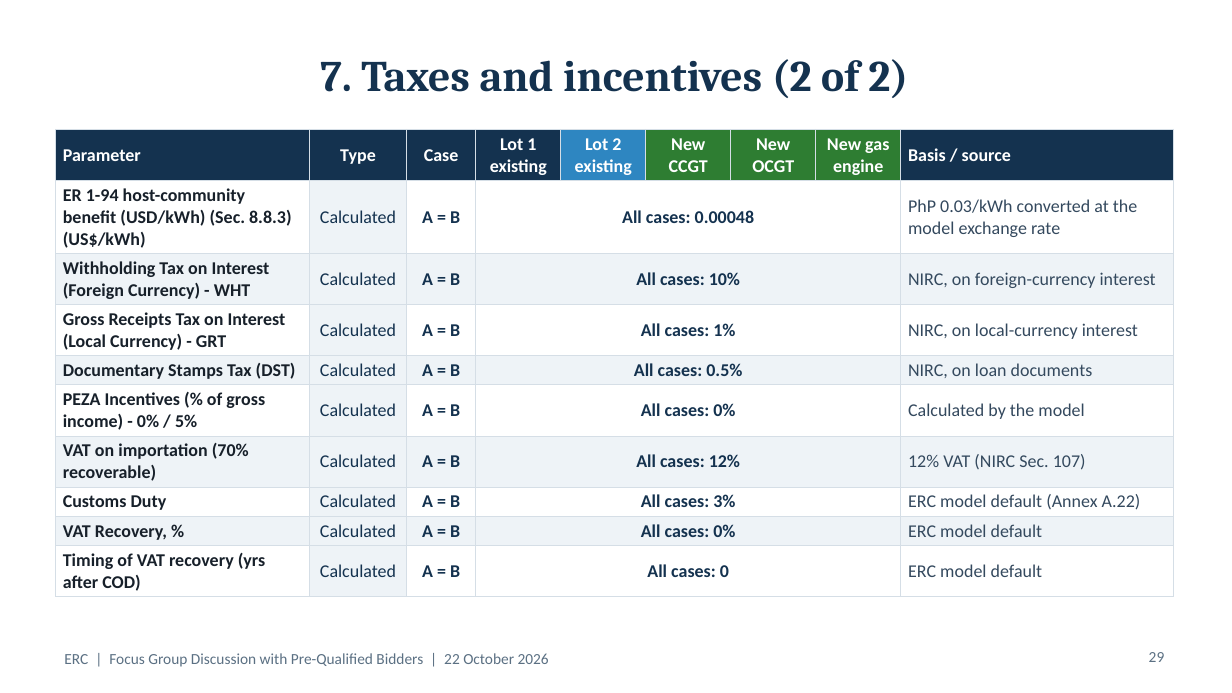
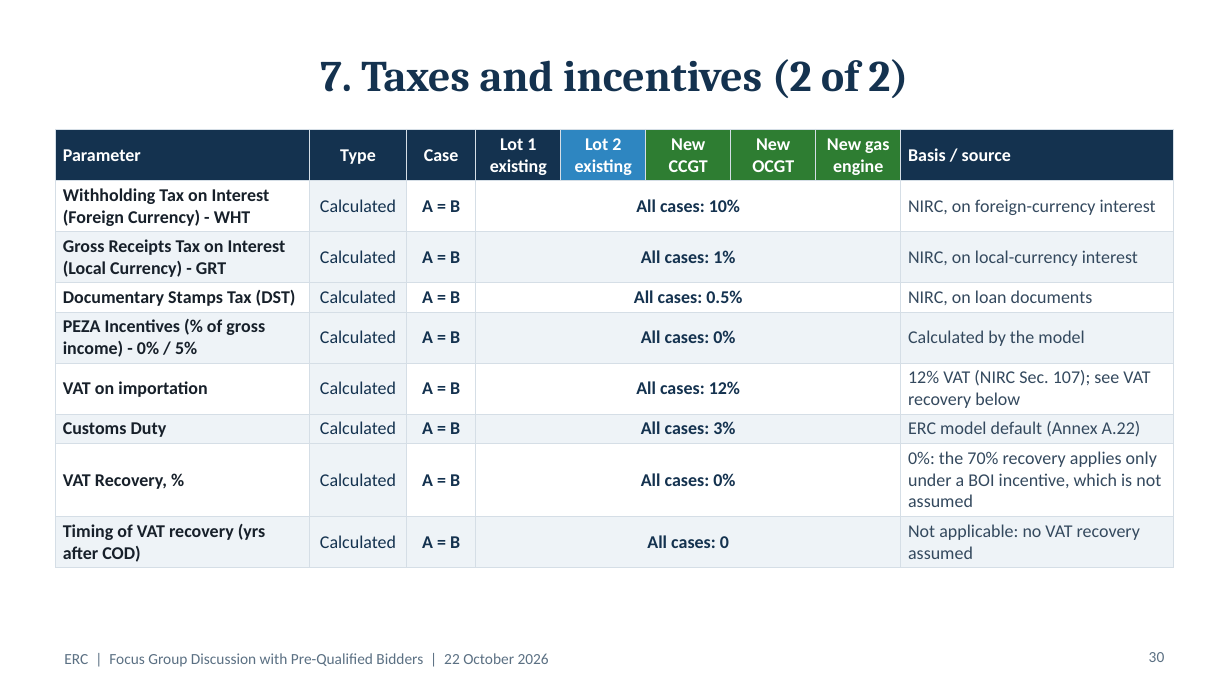
Before and after one commit to polyphase123/Midmerit, a slide deck: slide 30 of ERC_FGD_Model_Assumptions.pptx (slide 29 before the commit). Drawn at 1232x693 pixels with LibreOffice and Linux fonts; fonts in the diff are those of the drawing. Boxes give left, top, right and bottom in pixels: in the first picture for what was removed or moved away, otherwise in the second. Text is boxed around its words. In the diff, an @@ line names an element or a change of style, - is before the commit and + after.

```diff
--- a/ERC_FGD_Model_Assumptions.pptx
+++ b/ERC_FGD_Model_Assumptions.pptx
@@ table at <box>55,129,1174,566</box> @@
-row 2: ER 1-94 host-community benefit (USD/kWh) (Sec. 8.8.3) (US$/kWh) | Calculated | A = B | All cases: 0.00048 |  |  |  |  | PhP 0.03/kWh converted at the model exchange rate
-row 6, column 1: VAT on importation (70% recoverable)
+row 6, column 1: VAT on importation
-row 6, column 9: 12% VAT (NIRC Sec. 107)
+row 6, column 9: 12% VAT (NIRC Sec. 107); see VAT recovery below
-row 8, column 9: ERC model default
+row 8, column 9: 0%: the 70% recovery applies only under a BOI incentive, which is not assumed
-row 9, column 9: ERC model default
+row 9, column 9: Not applicable: no VAT recovery assumed
@@ page number at <box>1149,652,1165,662</box>: text changed @@
-29
+30
```
Also in this commit, not shown: 16 other slides changed, 1 slide added.
